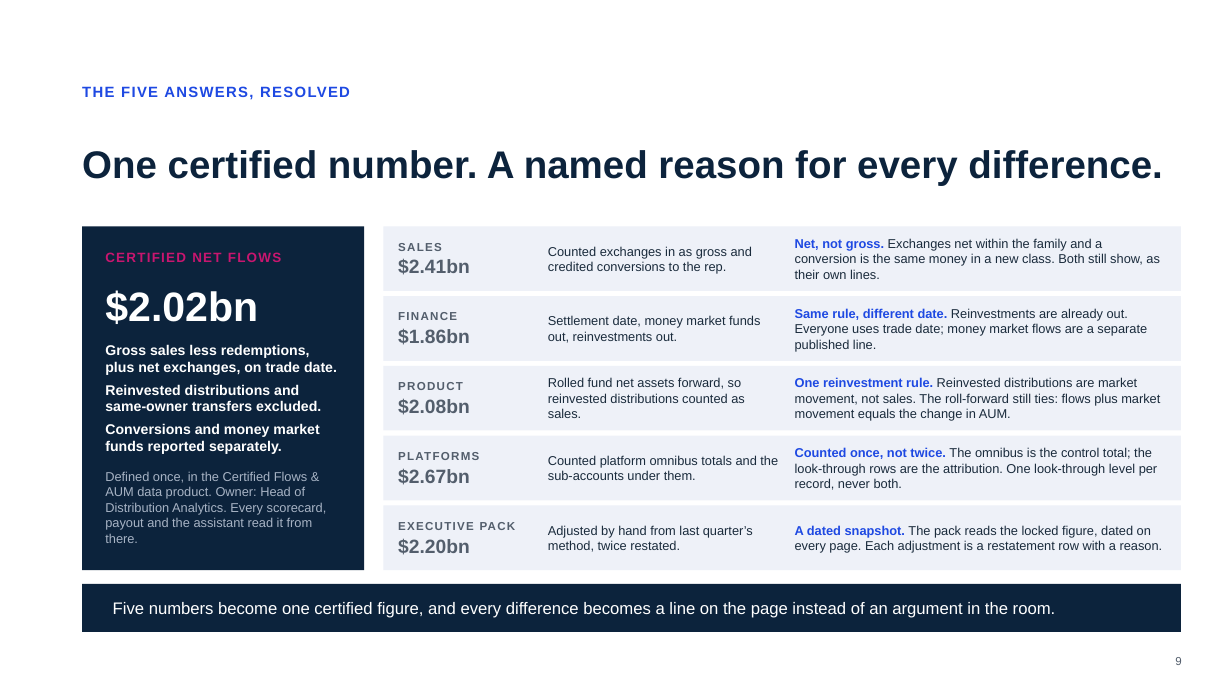
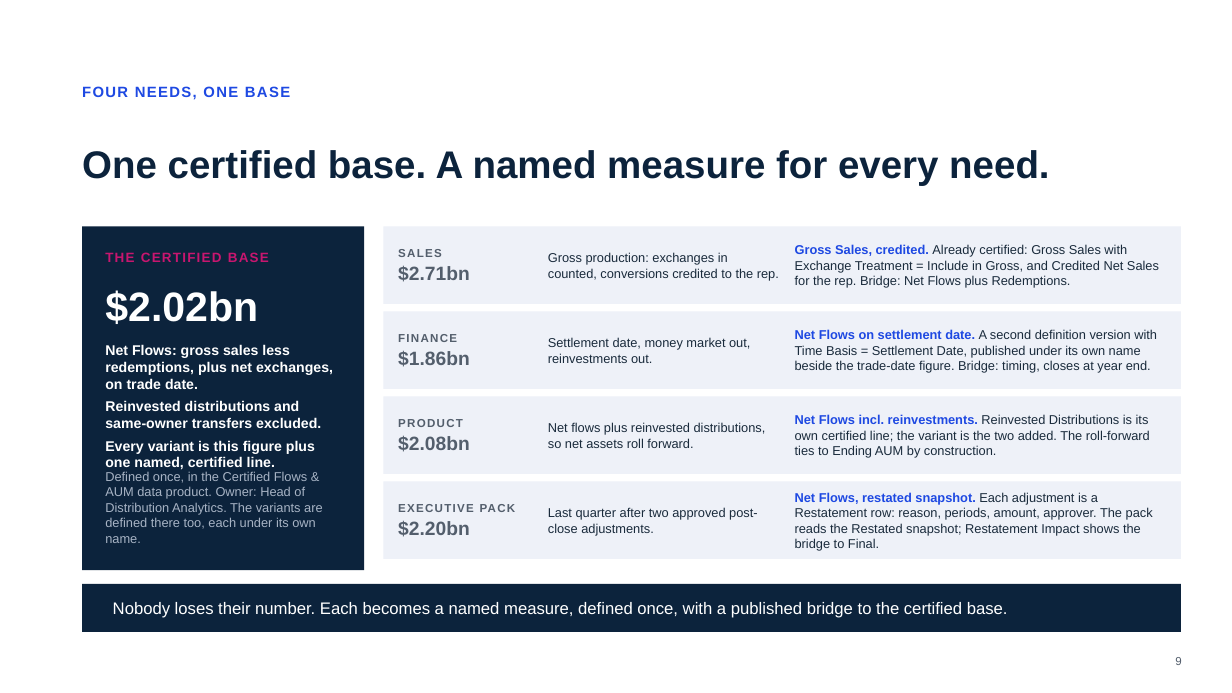
Before and after one commit to jlassetco/amt, a slide deck: slide 9 of Asset_Manager_Data_Pitch_Deck.pptx. Drawn at 1232x693 pixels with LibreOffice and Linux fonts; fonts in the diff are those of the drawing. Boxes give left, top, right and bottom in pixels: in the first picture for what was removed or moved away, otherwise in the second. Text is boxed around its words. In the diff, an @@ line names an element or a change of style, - is before the commit and + after.

Commit message:
Update Asset_Manager_Data_Pitch_Deck.pptx (2026-10-22)

```diff
--- a/Asset_Manager_Data_Pitch_Deck.pptx
+++ b/Asset_Manager_Data_Pitch_Deck.pptx
@@ text at bbox=[82, 86, 290, 100]: text changed @@
-THE FIVE ANSWERS, RESOLVED
+FOUR NEEDS, ONE BASE
@@ title at bbox=[82, 150, 1049, 186]: text changed @@
-One certified number. A named reason for every difference.
+One certified base. A named measure for every need.
@@ rectangle: place and size @@
-rectangle at bbox=[384, 226, 1181, 291]
+rectangle at bbox=[384, 226, 1181, 304]
@@ text at bbox=[105, 252, 269, 262]: text changed @@
-CERTIFIED NET FLOWS
+THE CERTIFIED BASE
@@ text at bbox=[398, 265, 470, 282]: text changed @@
-$2.41bn
+$2.71bn
@@ text at bbox=[548, 252, 779, 280]: text changed @@
-Counted exchanges in as gross and credited conversions to the rep.
+Gross production: exchanges in counted, conversions credited to the rep.
@@ text at bbox=[795, 244, 1159, 288]: text changed @@
-Net, not gross. Exchanges net within the family and a conversion is the same money in a new class. Both still show, as their own lines.
+Gross Sales, credited. Already certified: Gross Sales with Exchange Treatment = Include in Gross, and Credited Net Sales for the rep. Bridge: Net Flows plus Redemptions.
@@ rectangle: place and size @@
-rectangle at bbox=[384, 297, 1181, 361]
+rectangle at bbox=[384, 311, 1181, 389]
@@ text "FINANCE": place and size @@
-text "FINANCE" at bbox=[398, 312, 470, 345]
+text "FINANCE" at bbox=[398, 334, 470, 367]
@@ text at bbox=[795, 329, 1157, 373]: text changed @@
-Same rule, different date. Reinvestments are already out. Everyone uses trade date; money market flows are a separate published line.
+Net Flows on settlement date. A second definition version with Time Basis = Settlement Date, published under its own name beside the trade-date figure. Bridge: timing, closes at year end.
@@ text at bbox=[105, 344, 333, 389]: text changed @@
-Gross sales less redemptions, plus net exchanges, on trade date.
+Net Flows: gross sales less redemptions, plus net exchanges, on trade date.
@@ text at bbox=[548, 337, 750, 363]: text changed @@
-Settlement date, money market funds out, reinvestments out.
+Settlement date, money market out, reinvestments out.
@@ rectangle: place and size @@
-rectangle at bbox=[384, 366, 1181, 431]
+rectangle at bbox=[384, 396, 1181, 474]
@@ text "PRODUCT": place and size @@
-text "PRODUCT" at bbox=[398, 382, 470, 415]
+text "PRODUCT" at bbox=[398, 419, 470, 452]
@@ text at bbox=[795, 414, 1150, 458]: text changed @@
-One reinvestment rule. Reinvested distributions are market movement, not sales. The roll-forward still ties: flows plus market movement equals the change in AUM.
+Net Flows incl. reinvestments. Reinvested Distributions is its own certified line; the variant is the two added. The roll-forward ties to Ending AUM by construction.
@@ text at bbox=[105, 440, 315, 470]: text changed @@
-Conversions and money market funds reported separately.
+Every variant is this figure plus one named, certified line.
@@ text at bbox=[548, 422, 766, 448]: text changed @@
-Rolled fund net assets forward, so reinvested distributions counted as sales.
+Net flows plus reinvested distributions, so net assets roll forward.
@@ text at bbox=[105, 471, 323, 543]: text changed @@
-Defined once, in the Certified Flows & AUM data product. Owner: Head of Distribution Analytics. Every scorecard, payout and the assistant read it from there.
+Defined once, in the Certified Flows & AUM data product. Owner: Head of Distribution Analytics. The variants are defined there too, each under its own name.
@@ text removed at bbox=[398, 468, 470, 485] @@
-PLATFORMS
-$2.67bn
@@ rectangle: place and size @@
-rectangle at bbox=[384, 435, 1181, 500]
+rectangle at bbox=[384, 482, 1181, 559]
@@ rectangle removed at bbox=[384, 506, 1181, 570] @@
@@ text "EXECUTIVE PACK": place and size @@
-text "EXECUTIVE PACK" at bbox=[398, 538, 470, 555]
+text "EXECUTIVE PACK" at bbox=[398, 520, 470, 537]
@@ text at bbox=[548, 507, 757, 535]: text changed @@
-Counted platform omnibus totals and the sub-accounts under them.
+Last quarter after two approved post-close adjustments.
@@ text at bbox=[795, 492, 1153, 551]: text changed @@
-Counted once, not twice. The omnibus is the control total; the look-through rows are the attribution. One look-through level per record, never both.
+Net Flows, restated snapshot. Each adjustment is a Restatement row: reason, periods, amount, approver. The pack reads the Restated snapshot; Restatement Impact shows the bridge to Final.
@@ text removed at bbox=[548, 525, 753, 552] @@
-Adjusted by hand from last quarter’s method, twice restated.
@@ text removed at bbox=[795, 525, 1163, 553] @@
-A dated snapshot. The pack reads the locked figure, dated on every page. Each adjustment is a restatement row with a reason.
@@ text at bbox=[113, 602, 1008, 618]: text changed @@
-Five numbers become one certified figure, and every difference becomes a line on the page instead of an argument in the room.
+Nobody loses their number. Each becomes a named measure, defined once, with a published bridge to the certified base.
```
Also in this commit, not shown: 3 other slides changed.
